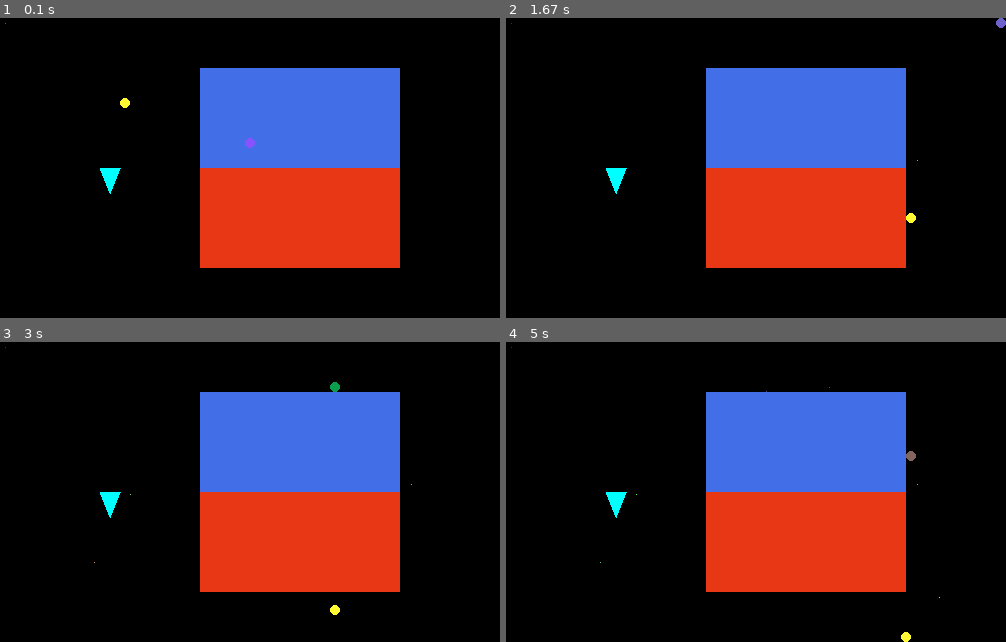
Above: before the commit, frames 1-4 (two rows, left to right).
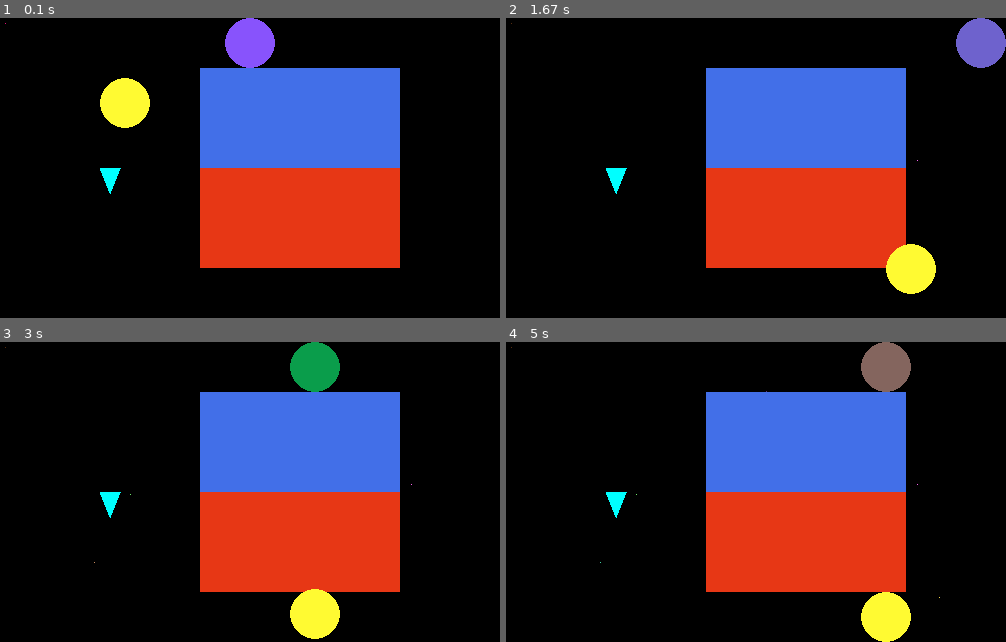
Above: after the commit, the same moments.

Repository: moeg100/randomCode
Game: pygame game, started from pyGameBasic.py
The game is run twice, just before and just after one commit, with the same random seed, the same clock (stepped at 60 frames per second) and the same inputs.
Inputs (mouse positions are in pixels of both pictures, inside the frame that each line leads up to):
- Up to frame 1 (0.1 s): no input
- Up to frame 2 (1.67 s): hold N 0.33-0.8 s; hold D 0.33-0.8 s; move the mouse to (736, 180) at 0.37 s; hold D 0.83-1.3 s; move the mouse to (916, 159) at 0.87 s; hold W 1.33-1.63 s; move the mouse to (756, 186) at 1.37 s; tap Space at 1.4 s
- Up to frame 3 (3 s): hold D 1.67-2.13 s; move the mouse to (130, 495) at 1.7 s; tap Space at 1.73, 2.03, 2.23, 2.53, 2.8 s; hold A 2.17-2.7 s; move the mouse to (300, 558) at 2.2 s; hold S from 2.73 s (still down); move the mouse to (95, 561) at 2.77 s
- Up to frame 4 (5 s): release S at 3.03 s; hold A 3.07-3.47 s; move the mouse to (831, 387) at 3.1 s; tap Space at 3.13, 3.43, 3.57, 3.97, 4.27, 4.63 s; hold W 3.5-3.87 s; move the mouse to (941, 597) at 3.53 s; hold D 3.9-4.53 s; move the mouse to (816, 519) at 3.93 s; hold S 4.57-4.93 s; move the mouse to (766, 390) at 4.6 s; hold A from 4.97 s (still down)

The runs differ from the first frame. In frame 1, 2.6% of the frame differs, in the area x 20-55%, y 0-44%; in frame 2, 2.7%; in frame 3, 2.6%; in frame 4, 2.7%, in the area x 64-82%, y 0-100%.

Commit message:
Increase BALL_RADIUS and adjust triangle origin

Diff:
--- a/pyGameBasic.py
+++ b/pyGameBasic.py
@@ -21,7 +21,7 @@
 RECT_COLOR = (231, 55, 21)
 TARGET_COLOR = (66, 111, 232)
 
-BALL_RADIUS = 5
+BALL_RADIUS = 25
 GRAVITY = 0.5
 BOUNCE = -0.8
 
@@ -165,7 +165,7 @@
             rotate(triangle_angle, point, origin=TRIANGLE_ORIGIN)
 
     if keys[pygame.K_n]:
-        TRIANGLE_ORIGIN = [rd.randint(110, 250), rd.randint(125, 250)]
+        TRIANGLE_ORIGIN = [rd.randint(110, 250), rd.randint(125, 265)]
 
 
 
@@ -259,8 +259,8 @@
     )
 
     keyEvent()
+    erase_pixels_under_ball(pixel_surface, ball_one, BALL_RADIUS, BG_COLOR)
     erase_pixels_under_ball(pixel_surface, ball_two, BALL_RADIUS, BG_COLOR)
-    erase_pixels_under_ball(pixel_surface, ball_one, BALL_RADIUS, BG_COLOR)
 
     ball_one.x = max(BALL_RADIUS, min(SCREEN_WIDTH - BALL_RADIUS, ball_one.x))
     ball_one.y = max(BALL_RADIUS, min(SCREEN_HEIGHT - BALL_RADIUS, ball_one.y))
